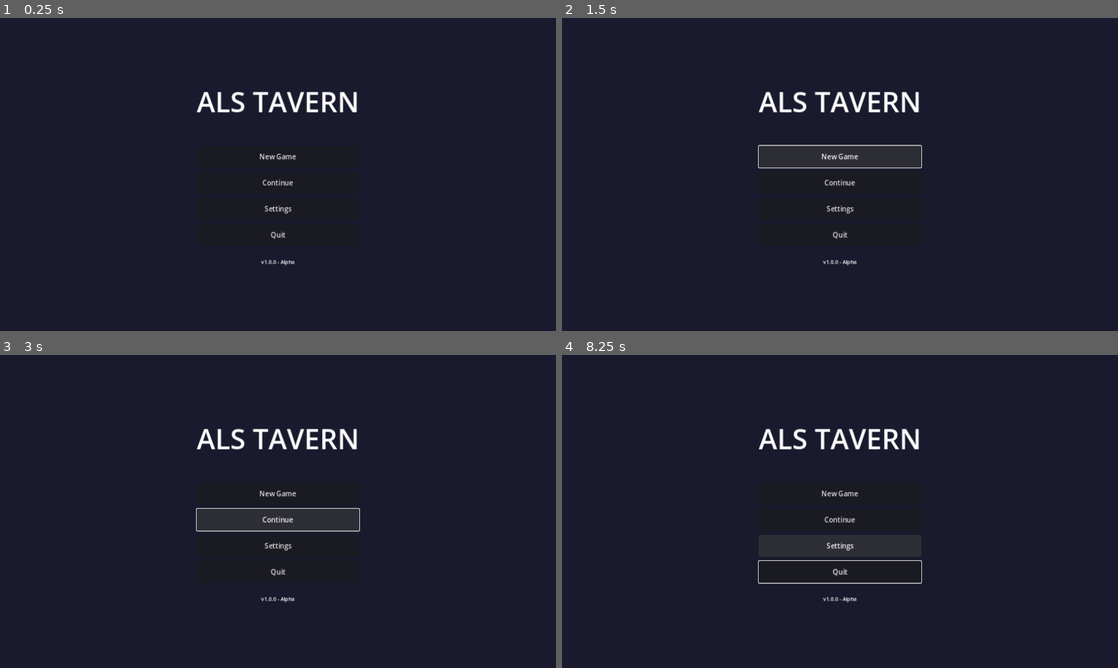
Above: before the commit, frames 1-4 (two rows, left to right).
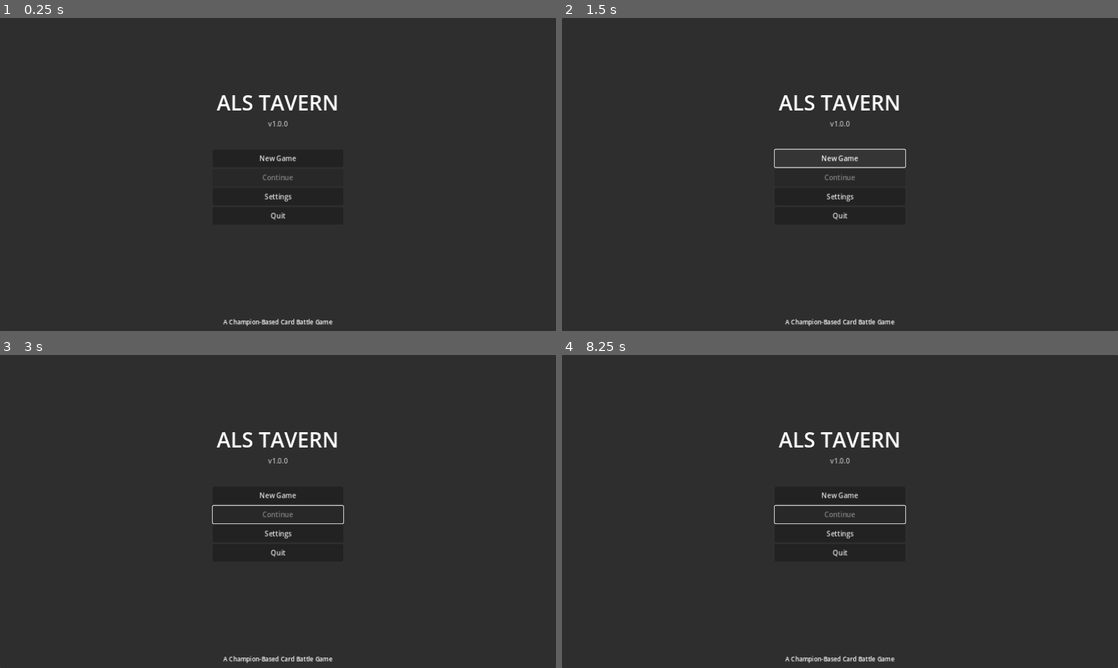
Above: after the commit, the same moments.

Repository: DaveEstey/als-tavern
Game: Godot game, scene res://scenes/main_menu.tscn
Two runs of this game, one before a commit and one after it. Both use one fixed random seed, a clock stepped at 60 frames per second and the inputs below.
Inputs (mouse positions are in pixels of both pictures, inside the frame that each line leads up to):
- Up to frame 1 (0.25 s): no input
- Up to frame 2 (1.5 s): click "Settings" at 0.5 s; click "New Game" at 1.25 s
- Up to frame 3 (3 s): click "New Game" at 2 s; click (278, 520) at 2.75 s, where only the run before the commit has a clickable "Continue"
- Up to frame 4 (8.25 s): click (840, 520) at 3.5 s, where only the run before the commit has a clickable "Continue"; click "New Game" at 4.25 s; click (840, 520) at 5 s, where only the run before the commit has a clickable "Continue"; tap Enter at 5.75, 7.25 s; move the mouse to (962, 495) at 5.77 s; click (962, 495) at 5.92 s; tap Space at 6.5, 8 s; drag from (728, 527) to (812, 574) at 6.52 s; move the mouse to (895, 442) at 7.27 s; click (895, 442) at 7.42 s; drag from (812, 574) to (673, 464) at 8.02 s

The runs differ from the first frame. In frame 1, 1.9% of the frame differs, in the area x 0-100%, y 0-100%; in frame 2, 2.3%; in frame 3, 2.4%; in frame 4, 2.3%.
Error before the commit: Invalid assignment of property or key 'text' with value of type 'String' on a base object of type 'null instance'. (res://scripts/ui/main_menu.gd:84)

Commit message:
Fix main_menu.tscn to match script node references
- Updated scene structure to match main_menu.gd expectations
- Added missing nodes: BackgroundPanel, BackgroundTexture, FooterLabel
- Restructured VBoxContainer to be directly under MainMenu (not nested)
- Added proper signal connections
- Fixed all @onready node paths

This fixes the 'null instance' error on startup.

Diff:
--- a/scenes/main_menu.tscn
+++ b/scenes/main_menu.tscn
@@ -11,16 +11,7 @@
 grow_vertical = 2
 script = ExtResource("1_main_menu")
 
-[node name="Background" type="ColorRect" parent="."]
-layout_mode = 1
-anchors_preset = 15
-anchor_right = 1.0
-anchor_bottom = 1.0
-grow_horizontal = 2
-grow_vertical = 2
-color = Color(0.101961, 0.101961, 0.180392, 1)
-
-[node name="CenterContainer" type="CenterContainer" parent="."]
+[node name="BackgroundPanel" type="Panel" parent="."]
 layout_mode = 1
 anchors_preset = 15
 anchor_right = 1.0
@@ -28,61 +19,94 @@
 grow_horizontal = 2
 grow_vertical = 2
 
-[node name="VBoxContainer" type="VBoxContainer" parent="CenterContainer"]
-layout_mode = 2
+[node name="BackgroundTexture" type="TextureRect" parent="BackgroundPanel"]
+layout_mode = 1
+anchors_preset = 15
+anchor_right = 1.0
+anchor_bottom = 1.0
+grow_horizontal = 2
+grow_vertical = 2
+expand_mode = 1
 
-[node name="TitleLabel" type="Label" parent="CenterContainer/VBoxContainer"]
+[node name="VBoxContainer" type="VBoxContainer" parent="."]
+layout_mode = 1
+anchors_preset = 8
+anchor_left = 0.5
+anchor_top = 0.5
+anchor_right = 0.5
+anchor_bottom = 0.5
+offset_left = -100.0
+offset_top = -200.0
+offset_right = 100.0
+offset_bottom = 200.0
+grow_horizontal = 2
+grow_vertical = 2
+
+[node name="TitleLabel" type="Label" parent="VBoxContainer"]
 layout_mode = 2
 theme_override_font_sizes/font_size = 64
 text = "ALS TAVERN"
 horizontal_alignment = 1
 
-[node name="VSeparator1" type="Control" parent="CenterContainer/VBoxContainer"]
-custom_minimum_size = Vector2(0, 50)
+[node name="VersionLabel" type="Label" parent="VBoxContainer"]
+layout_mode = 2
+theme_override_font_sizes/font_size = 14
+text = "v1.0.0"
+horizontal_alignment = 1
+
+[node name="Spacer1" type="Control" parent="VBoxContainer"]
+custom_minimum_size = Vector2(0, 40)
 layout_mode = 2
 
-[node name="MenuButtons" type="VBoxContainer" parent="CenterContainer/VBoxContainer"]
-layout_mode = 2
-theme_override_constants/separation = 10
-
-[node name="NewGameButton" type="Button" parent="CenterContainer/VBoxContainer/MenuButtons"]
+[node name="NewGameButton" type="Button" parent="VBoxContainer"]
 custom_minimum_size = Vector2(200, 50)
 layout_mode = 2
 text = "New Game"
 
-[node name="ContinueButton" type="Button" parent="CenterContainer/VBoxContainer/MenuButtons"]
+[node name="ContinueButton" type="Button" parent="VBoxContainer"]
 custom_minimum_size = Vector2(200, 50)
 layout_mode = 2
 text = "Continue"
 
-[node name="SettingsButton" type="Button" parent="CenterContainer/VBoxContainer/MenuButtons"]
+[node name="SettingsButton" type="Button" parent="VBoxContainer"]
 custom_minimum_size = Vector2(200, 50)
 layout_mode = 2
 text = "Settings"
 
-[node name="QuitButton" type="Button" parent="CenterContainer/VBoxContainer/MenuButtons"]
+[node name="QuitButton" type="Button" parent="VBoxContainer"]
 custom_minimum_size = Vector2(200, 50)
 layout_mode = 2
 text = "Quit"
 
-[node name="VSeparator2" type="Control" parent="CenterContainer/VBoxContainer"]
+[node name="Spacer2" type="Control" parent="VBoxContainer"]
 custom_minimum_size = Vector2(0, 20)
 layout_mode = 2
 
-[node name="VersionLabel" type="Label" parent="CenterContainer/VBoxContainer"]
-layout_mode = 2
+[node name="FooterLabel" type="Label" parent="."]
+layout_mode = 1
+anchors_preset = 7
+anchor_left = 0.5
+anchor_top = 1.0
+anchor_right = 0.5
+anchor_bottom = 1.0
+offset_left = -200.0
+offset_top = -40.0
+offset_right = 200.0
+grow_horizontal = 2
+grow_vertical = 0
 theme_override_font_sizes/font_size = 12
-text = "v1.0.0 - Alpha"
+text = "A Champion-Based Card Battle Game"
 horizontal_alignment = 1
 
 [node name="ConfirmDialog" type="ConfirmationDialog" parent="."]
 title = "Start New Game?"
 initial_position = 2
-size = Vector2i(300, 100)
+size = Vector2i(400, 100)
 dialog_text = "Starting a new game will overwrite your current save. Continue?"
 ok_button_text = "Yes, Start New Game"
 
-[connection signal="pressed" from="CenterContainer/VBoxContainer/MenuButtons/NewGameButton" to="." method="_on_new_game_pressed"]
-[connection signal="pressed" from="CenterContainer/VBoxContainer/MenuButtons/ContinueButton" to="." method="_on_continue_pressed"]
-[connection signal="pressed" from="CenterContainer/VBoxContainer/MenuButtons/SettingsButton" to="." method="_on_settings_pressed"]
-[connection signal="pressed" from="CenterContainer/VBoxContainer/MenuButtons/QuitButton" to="." method="_on_quit_pressed"]
+[connection signal="pressed" from="VBoxContainer/NewGameButton" to="." method="_on_new_game_pressed"]
+[connection signal="pressed" from="VBoxContainer/ContinueButton" to="." method="_on_continue_pressed"]
+[connection signal="pressed" from="VBoxContainer/SettingsButton" to="." method="_on_settings_pressed"]
+[connection signal="pressed" from="VBoxContainer/QuitButton" to="." method="_on_quit_pressed"]
+[connection signal="confirmed" from="ConfirmDialog" to="." method="_on_confirm_new_game"]
